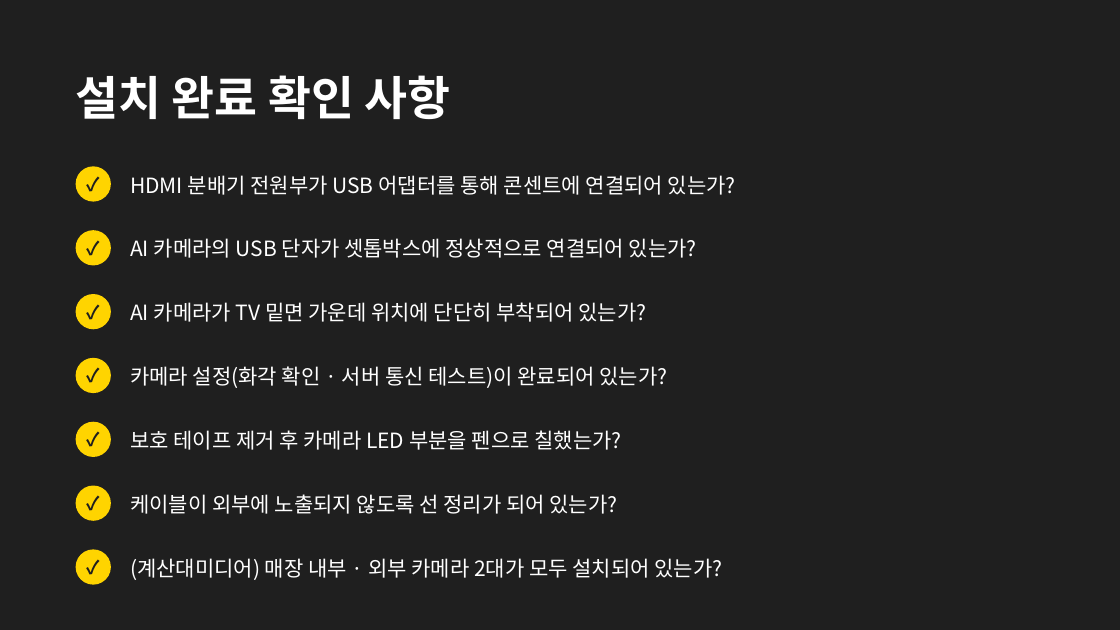
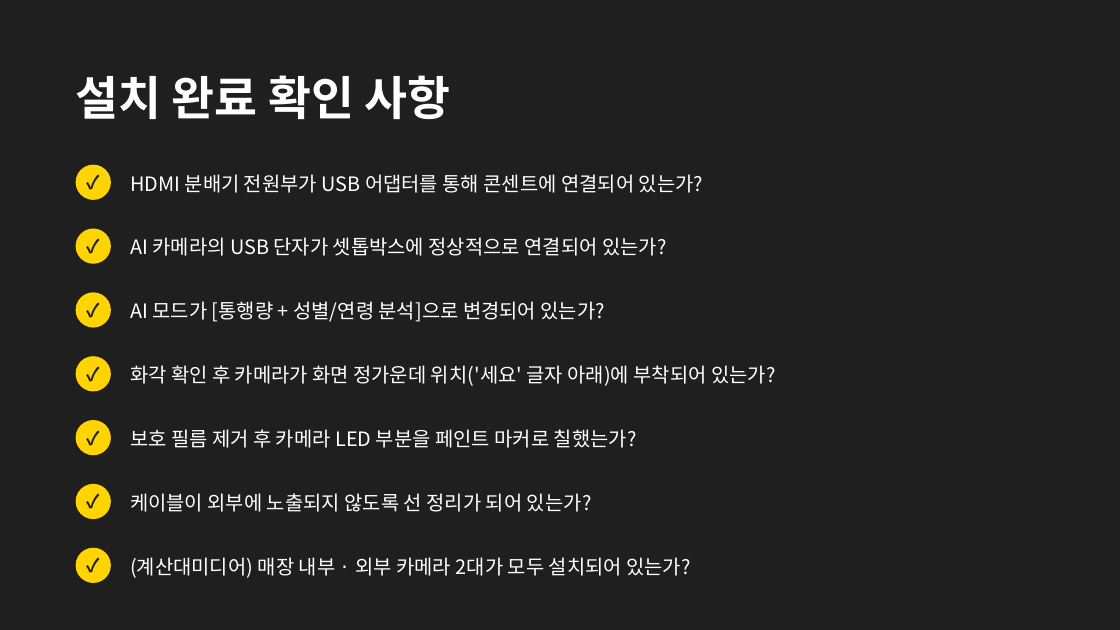
Before and after one commit to alsdn2947/ars, a slide deck: slide 25 of 이마트_AI카메라_설치매뉴얼.pptx (slide 21 before the commit). Drawn at 1120x630 pixels with LibreOffice and Linux fonts; fonts in the diff are those of the drawing. Boxes give left, top, right and bottom in pixels: in the first picture for what was removed or moved away, otherwise in the second. Text is boxed around its words. In the diff, an @@ line names an element or a change of style, - is before the commit and + after.

```diff
--- a/이마트_AI카메라_설치매뉴얼.pptx
+++ b/이마트_AI카메라_설치매뉴얼.pptx
@@ text at box(130, 301, 605, 322): text changed; size 18 to 17 pt @@
-AI 카메라가 TV 밑면 가운데 위치에 단단히 부착되어 있는가?
+AI 모드가 [통행량 + 성별/연령 분석]으로 변경되어 있는가?
@@ text at box(130, 365, 775, 386): text changed; size 18 to 17 pt @@
-카메라 설정(화각 확인 · 서버 통신 테스트)이 완료되어 있는가?
+화각 확인 후 카메라가 화면 정가운데 위치('세요' 글자 아래)에 부착되어 있는가?
@@ text at box(130, 429, 637, 448): text changed; size 18 to 17 pt @@
-보호 테이프 제거 후 카메라 LED 부분을 펜으로 칠했는가?
+보호 필름 제거 후 카메라 LED 부분을 페인트 마커로 칠했는가?
@@ size 18 to 17 pt in 4 elements at box(130, 174, 704, 193), box(130, 237, 667, 256), box(130, 493, 592, 512), box(130, 557, 690, 578) @@
```
Also in this commit, not shown: 17 other slides changed, 5 slides added, 1 slide removed.
